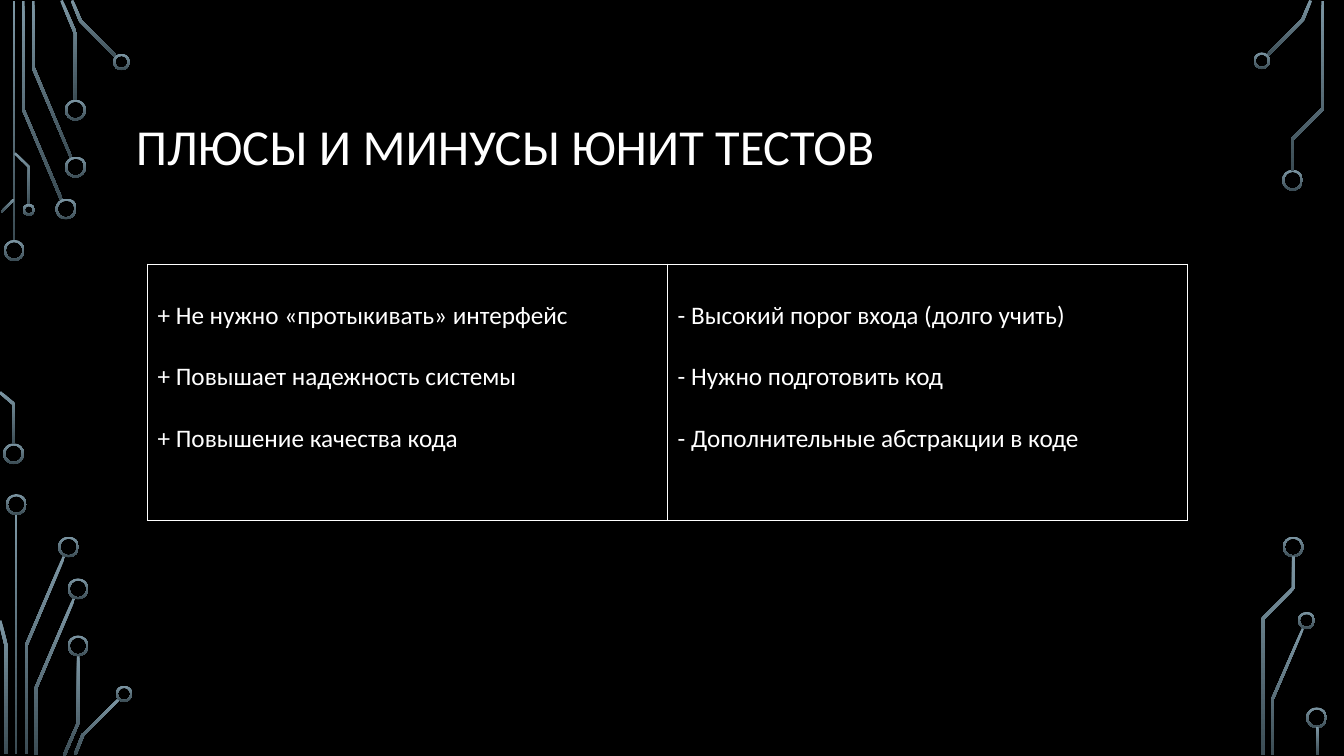
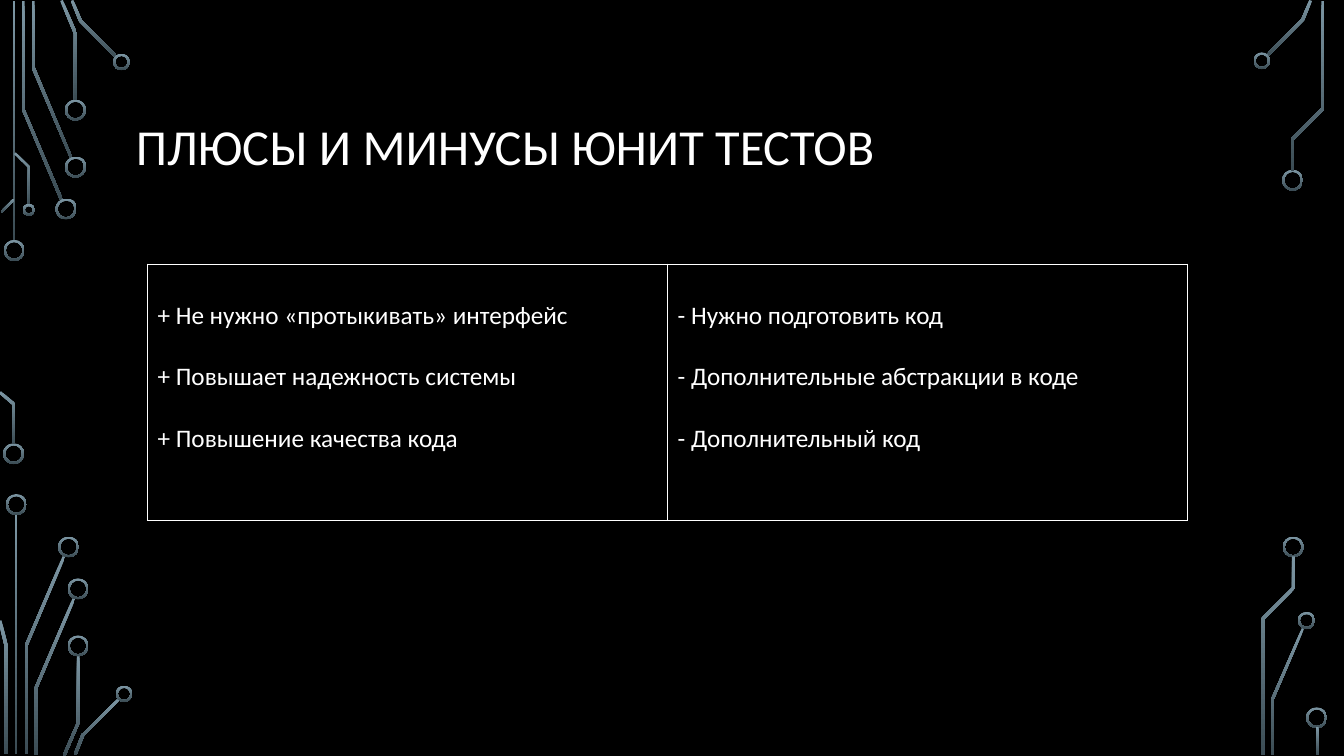
Before and after one commit to sergeyryskulov/Presentations, a slide deck: slide 10 of 04. Юнит тесты/Юнит тесты.pptx (slide 9 before the commit). Drawn at 1344x756 pixels with LibreOffice and Linux fonts; fonts in the diff are those of the drawing; background and template pictures are left out. Boxes give left, top, right and bottom in pixels: in the first picture for what was removed or moved away, otherwise in the second. Text is boxed around its words. In the diff, an @@ line names an element or a change of style, - is before the commit and + after.

Commit message:
юнит тесты

```diff
--- a/04. Юнит тесты/Юнит тесты.pptx
+++ b/04. Юнит тесты/Юнит тесты.pptx
@@ table at bbox=[147, 264, 1188, 516] @@
-row 1, column 2: - Высокий порог входа (долго учить) / - Нужно подготовить код / - Дополнительные абстракции в коде
+row 1, column 2: - Нужно подготовить код / - Дополнительные абстракции в коде / - Дополнительный код
```
Also in this commit, not shown: 1 slide added.
